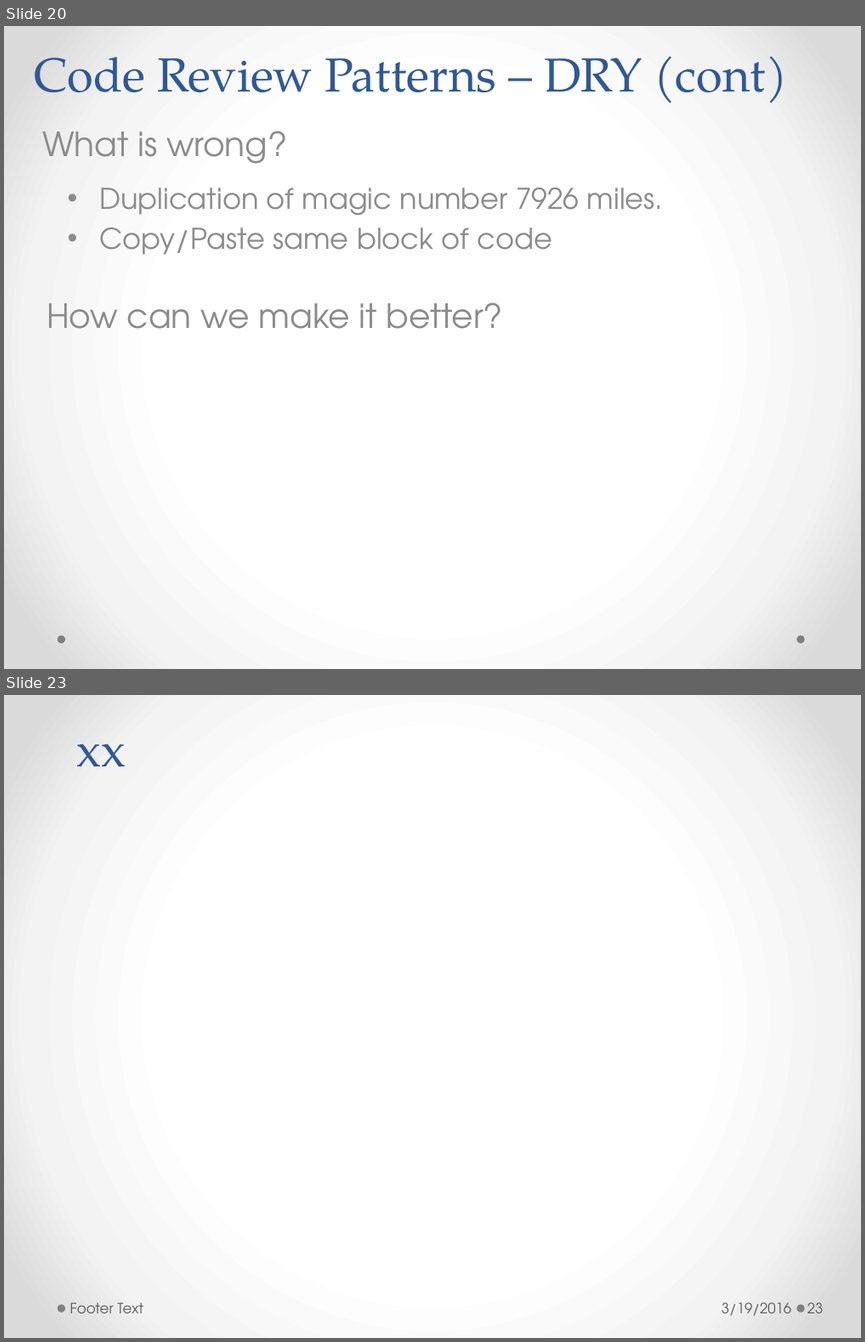
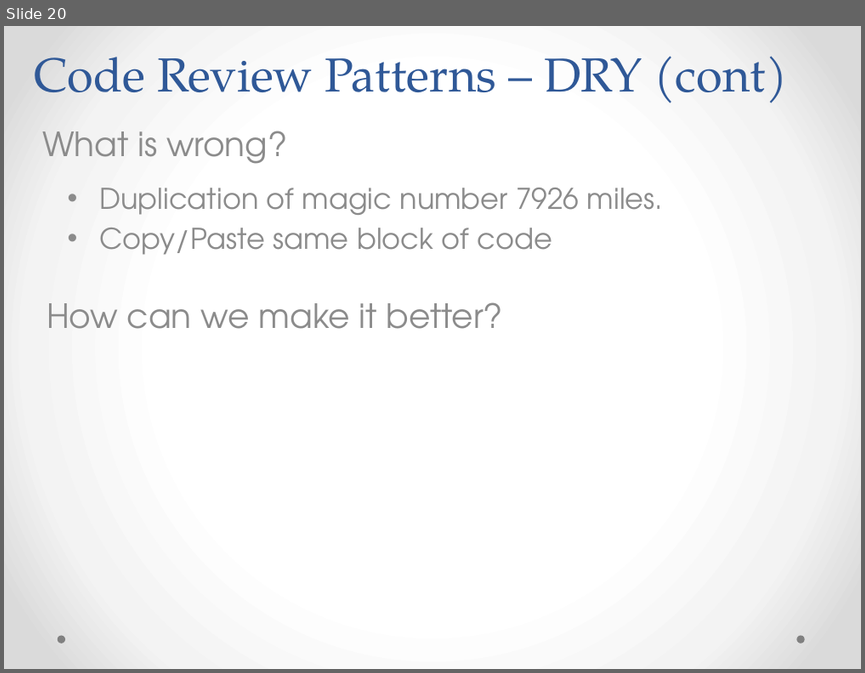
Before and after one commit to h-t-tran/brown, a slide deck: codereview/tech-presentation-effective-codereview.pptx. Shown one above the other, each under a label of ours: slides 20 and 23 before the commit, slide 20 after it; the slides between them are not shown. The pictures are 865x1342 and 865x673 pixels, drawn with LibreOffice and Linux fonts; fonts in the diff are those of the drawing. Boxes give left, top, right and bottom in pixels: in the first picture for what was removed or moved away, otherwise in the second. Text is boxed around its words. In the diff, an @@ line names an element or a change of style, - is before the commit and + after.

```diff
--- a/codereview/tech-presentation-effective-codereview.pptx
+++ b/codereview/tech-presentation-effective-codereview.pptx
@@ slide 23 removed at box(4, 695, 861, 1338), background gradient #FFFFFF to #F4F4F4 to #DADADA; not listed: 2 template elements that a slide beside it also shows @@
@@ title removed at box(77, 743, 126, 766) @@
-xx
@@ text removed at box(70, 1302, 143, 1313) @@
-Footer Text
@@ text removed at box(721, 1302, 791, 1315) @@
-3/19/2016
@@ page number removed at box(807, 1302, 823, 1313) @@
-23
```
Also in this commit, not shown: 17 slides changed, 3 slides added, 1 other slide removed, 7 other files.
